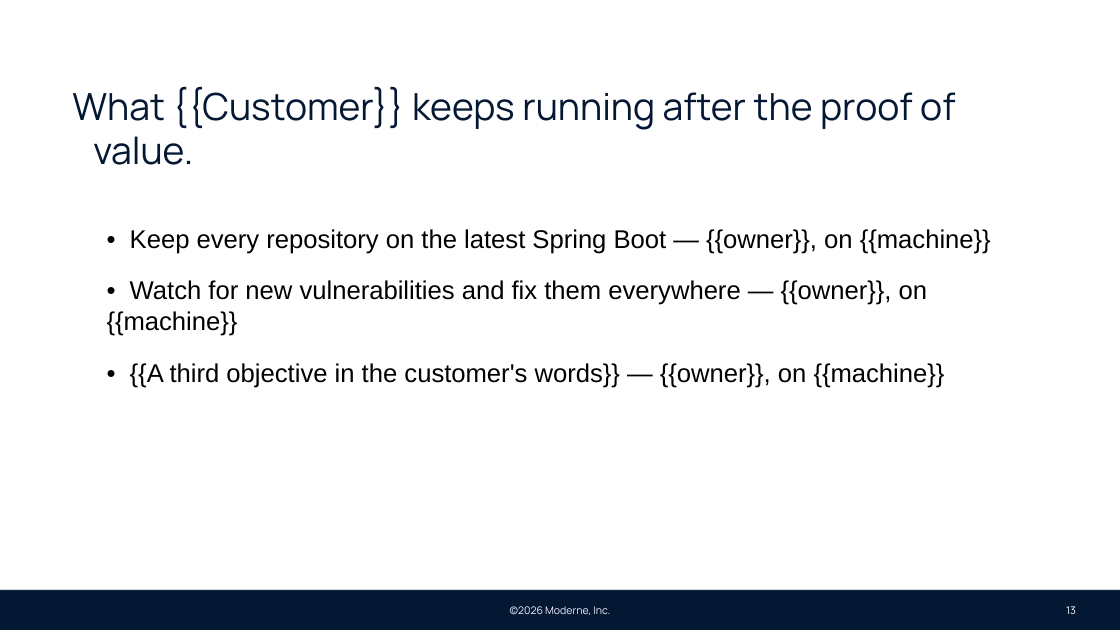
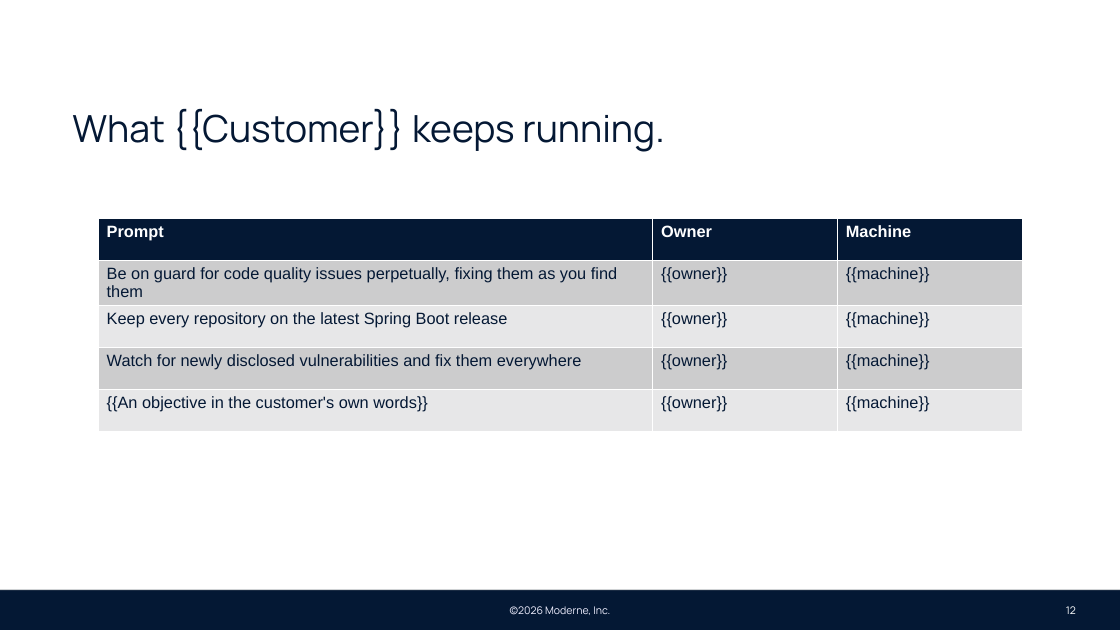
Before and after one commit to moderneinc/moderne-docs, a slide deck: slide 12 of static/decks/moderne-pov.pptx (slide 13 before the commit). Drawn at 1120x630 pixels with LibreOffice and Linux fonts; fonts in the diff are those of the drawing; background and template pictures are left out. Boxes give left, top, right and bottom in pixels: in the first picture for what was removed or moved away, otherwise in the second. Text is boxed around its words. In the diff, an @@ line names an element or a change of style, - is before the commit and + after.

Commit message:
Tell the proof of value as a story of prompts, in windows you can watch, with or without a tenant
The deck is now the script: each slide's command is a step the session runs as a session of its own in a terminal window, from an ordinary fix-code-quality prompt to the same prompt as a standing factory, a migration, a vulnerability watch and a data-flow question, closing on the recipes the agent wrote. A step ends by writing board/<step>.md, which the outer session waits for, so no step needs --unattended. The page and the picker also cover a CLI with no tenant, where the repositories are synced to the machine and --org is left off.

```diff
--- a/static/decks/moderne-pov.pptx
+++ b/static/decks/moderne-pov.pptx
@@ text at [72,109,664,152]: text changed @@
-What {{Customer}} keeps running after the proof of value.
+What {{Customer}} keeps running.
@@ table added at [98,218,1023,429], 5 rows, 3 columns @@
+Prompt | Owner | Machine
+Be on guard for code quality issues perpetually, fixing them as you find them | {{owner}} | {{machine}}
+Keep every repository on the latest Spring Boot release | {{owner}} | {{machine}}
+Watch for newly disclosed vulnerabilities and fix them everywhere | {{owner}} | {{machine}}
+{{An objective in the customer's own words}} | {{owner}} | {{machine}}
@@ text removed at [107,229,991,388] @@
-• Keep every repository on the latest Spring Boot — {{owner}}, on {{machine}}
-• Watch for new vulnerabilities and fix them everywhere — {{owner}}, on {{machine}}
-• {{A third objective in the customer's words}} — {{owner}}, on {{machine}}
@@ page number at [1066,606,1076,614]: text changed @@
-13
+12
```
Also in this commit, not shown: 5 other slides changed, 6 slides added, 7 slides removed, 3 other files.
